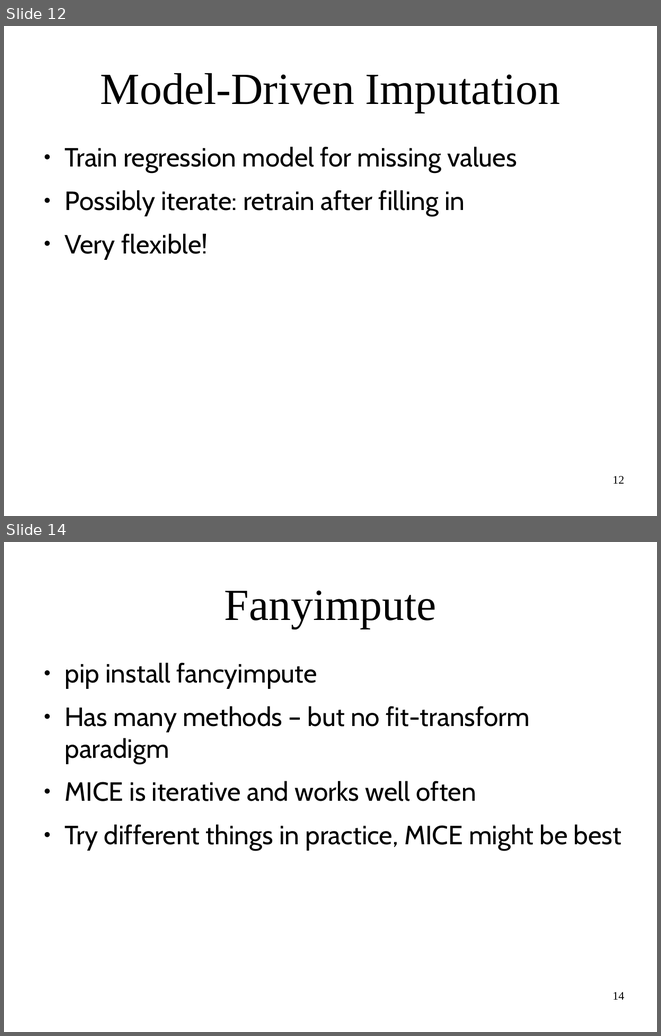
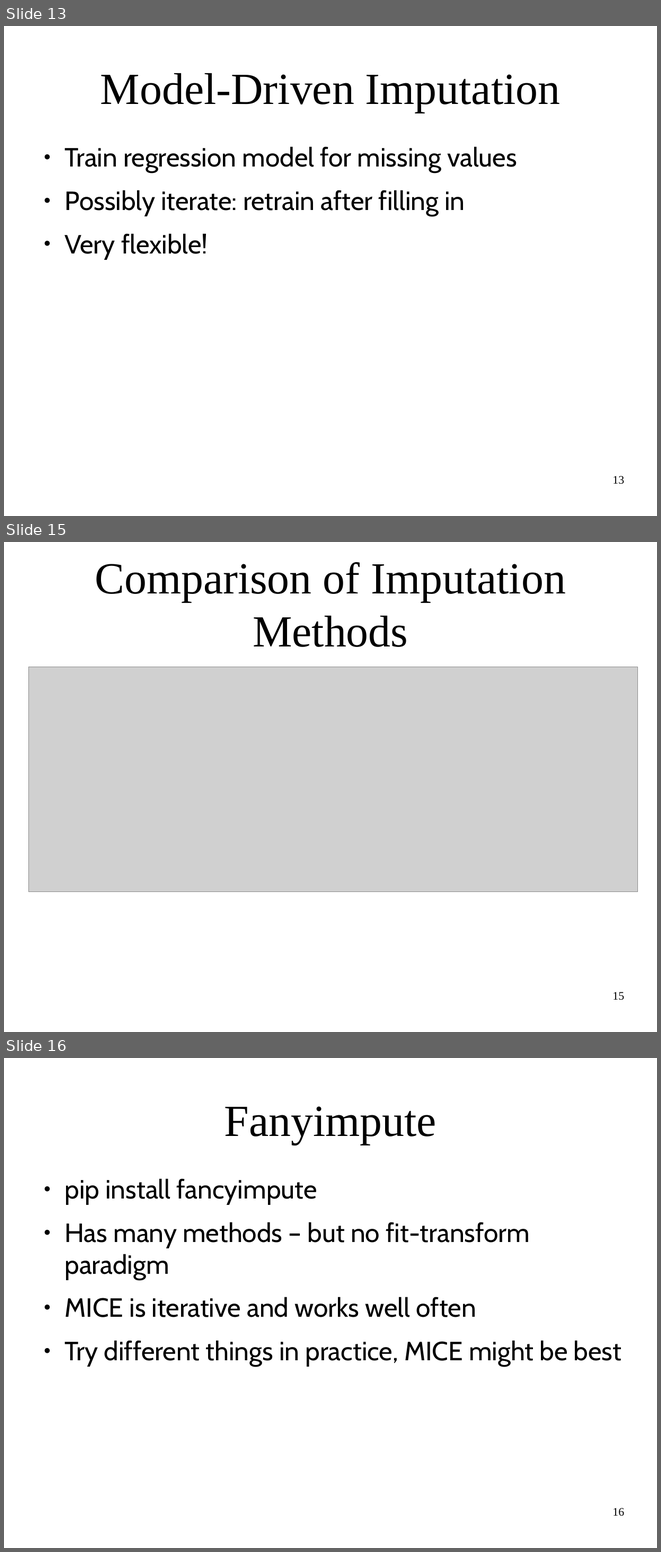
Before and after one commit to amueller/applied_ml_spring_2017, a slide deck: slides/aml-08-021317.odp. Shown one above the other, each under a label of ours: slides 12 and 14 before the commit, slides 13, 15 and 16 after it; the slides between them are not shown. The pictures are 661x1036 and 661x1552 pixels, drawn with LibreOffice and Linux fonts; fonts in the diff are those of the drawing; grey boxes stand for pictures. Boxes give left, top, right and bottom in pixels: in the first picture for what was removed or moved away, otherwise in the second. Text is boxed around its words. In the diff, an @@ line names an element or a change of style, - is before the commit and + after.

```diff
--- a/slides/aml-08-021317.odp
+++ b/slides/aml-08-021317.odp
@@ slide 15 added at box(4, 542, 657, 1032), background #FFFFFF @@
@@ title added at box(95, 562, 565, 647), 54 pt, text #000000 @@
+Comparison of Imputation Methods
@@ picture added at box(29, 667, 638, 892) @@
@@ page number added at box(612, 991, 624, 1000), 14 pt, text #000000 @@
+15
@@ what was slide 12 is now slide 13 @@
@@ page number at box(612, 475, 624, 484): text changed @@
-12
+13
@@ what was slide 14 is now slide 16 @@
@@ page number at box(612, 1507, 624, 1516): text changed @@
-14
+16
```
Also in this commit, not shown: 3 slides changed, 5 other slides added, 4 slides removed, 2 other files.
